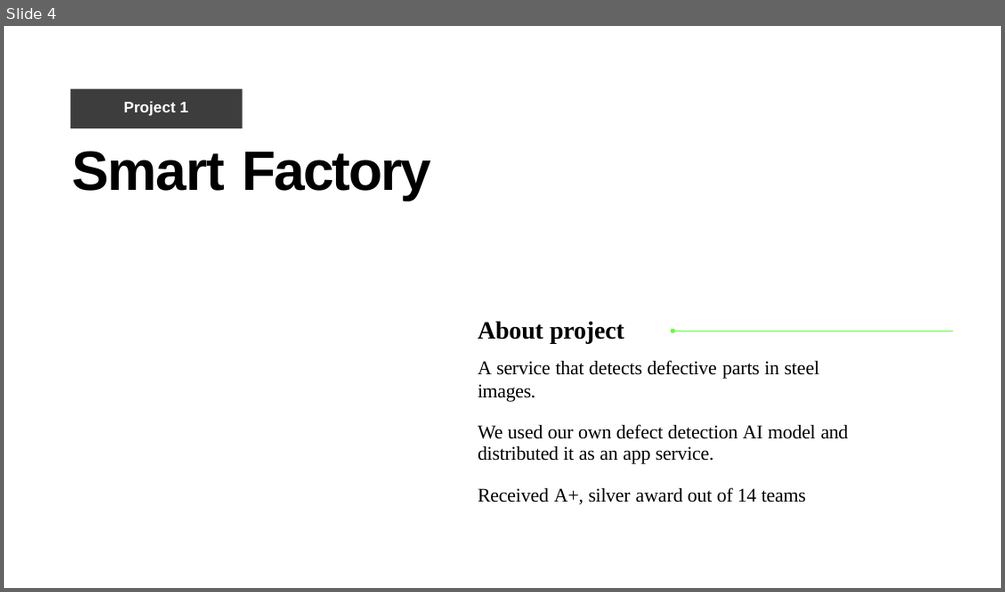
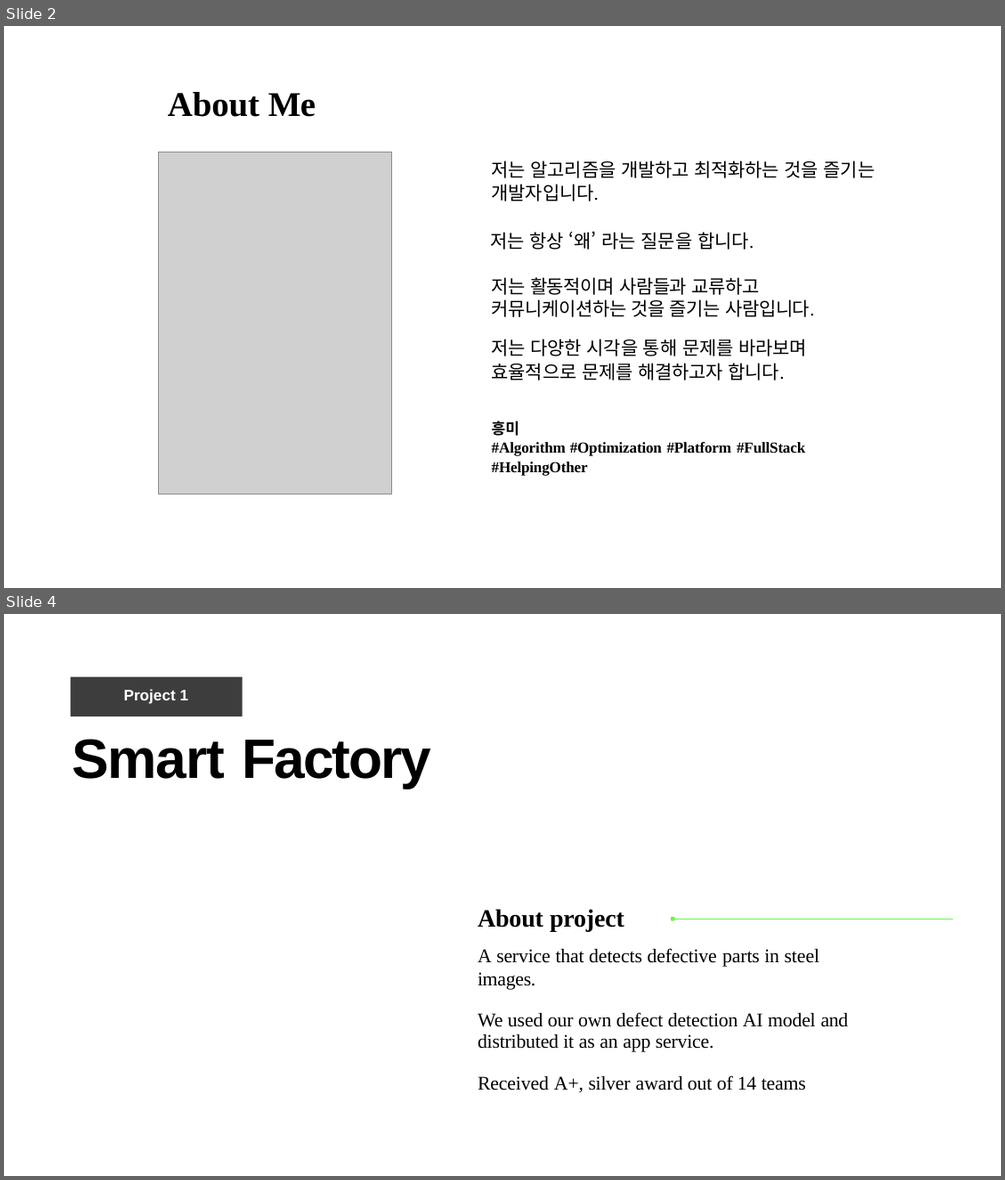
Before and after one commit to June222/June222.github.io, a slide deck: porfolio_kangjunwoo-010-5495-4551.pptx. Shown one above the other, each under a label of ours: slide 4 before the commit, slides 2 and 4 after it; the slides between them are not shown. The pictures are 1005x592 and 1005x1180 pixels, drawn with LibreOffice and Linux fonts; fonts in the diff are those of the drawing; grey boxes stand for pictures. Boxes give left, top, right and bottom in pixels: in the first picture for what was removed or moved away, otherwise in the second. Text is boxed around its words. In the diff, an @@ line names an element or a change of style, - is before the commit and + after.

Commit message:
fix: about me 한글로 수정

```diff
--- a/porfolio_kangjunwoo-010-5495-4551.pptx
+++ b/porfolio_kangjunwoo-010-5495-4551.pptx
@@ slide 2 added at [4,26,1001,588], background #FFFFFF @@
@@ title added at [168,92,316,117], 25 pt, text #000000, bold @@
+About Me
@@ picture added at [159,151,392,493] @@
@@ text added at [490,160,875,475], 13.5 pt, text #000000 @@
+저는 알고리즘을 개발하고 최적화하는 것을 즐기는 개발자입니다.
+저는 항상 ‘왜’ 라는 질문을 합니다.
+저는 활동적이며 사람들과 교류하고 커뮤니케이션하는 것을 즐기는 사람입니다.
+저는 다양한 시각을 통해 문제를 바라보며 효율적으로 문제를 해결하고자 합니다.
+흥미
+#Algorithm #Optimization #Platform #FullStack
+#HelpingOther
```
Also in this commit, not shown: 1 slide changed, 1 slide removed.
